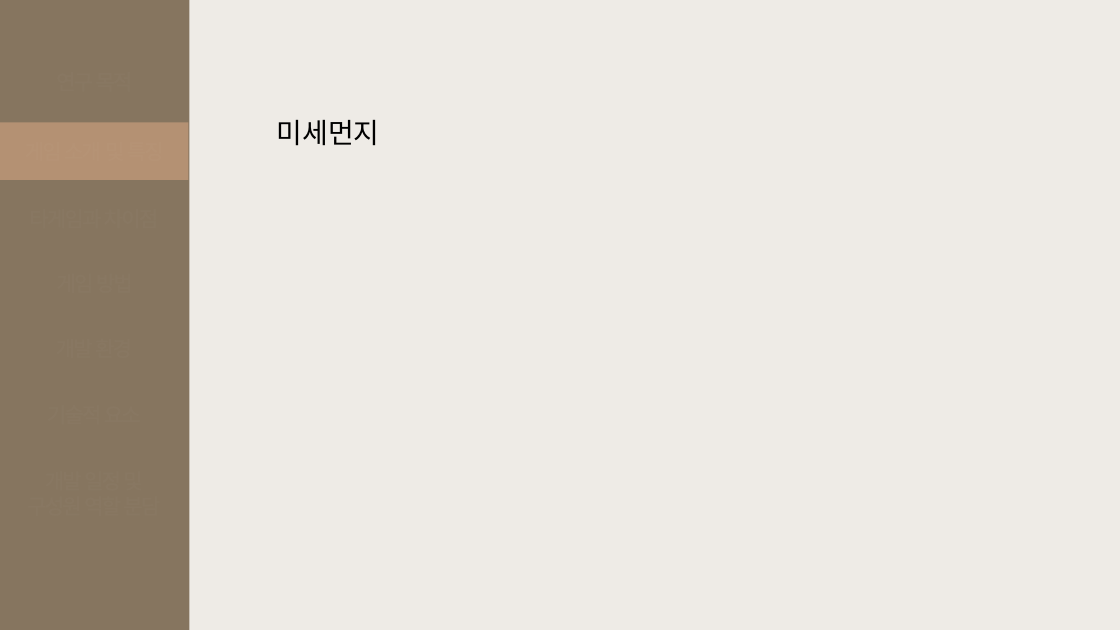
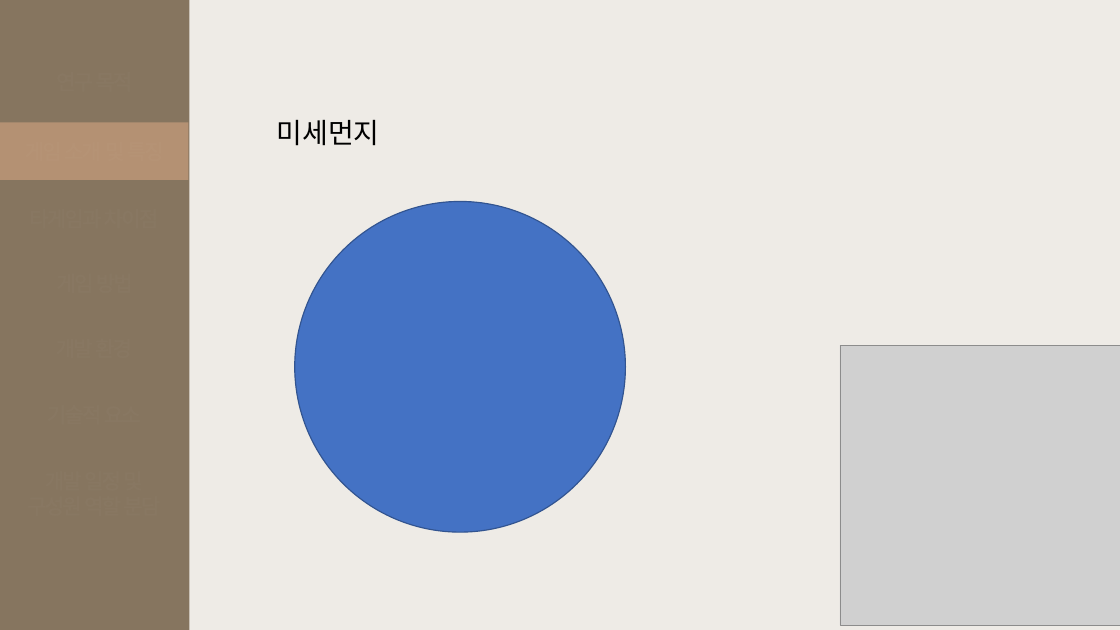
Before and after one commit to goldsun119/Graduation-Project, a slide deck: slide 6 of Document/1206 기획발표자료_03.pptx (slide 5 before the commit). Drawn at 1120x630 pixels with LibreOffice and Linux fonts; fonts in the diff are those of the drawing; grey boxes stand for pictures. Boxes give left, top, right and bottom in pixels: in the first picture for what was removed or moved away, otherwise in the second. Text is boxed around its words. In the diff, an @@ line names an element or a change of style, - is before the commit and + after.

```diff
--- a/Document/1206 기획발표자료_03.pptx
+++ b/Document/1206 기획발표자료_03.pptx
@@ ellipse added at (295, 202, 626, 533), fill #4472C4, outline #325491 1 pt @@
@@ picture added at (840, 345, 1120, 625) @@
```
Also in this commit, not shown: 2 other slides changed, 1 slide added.
